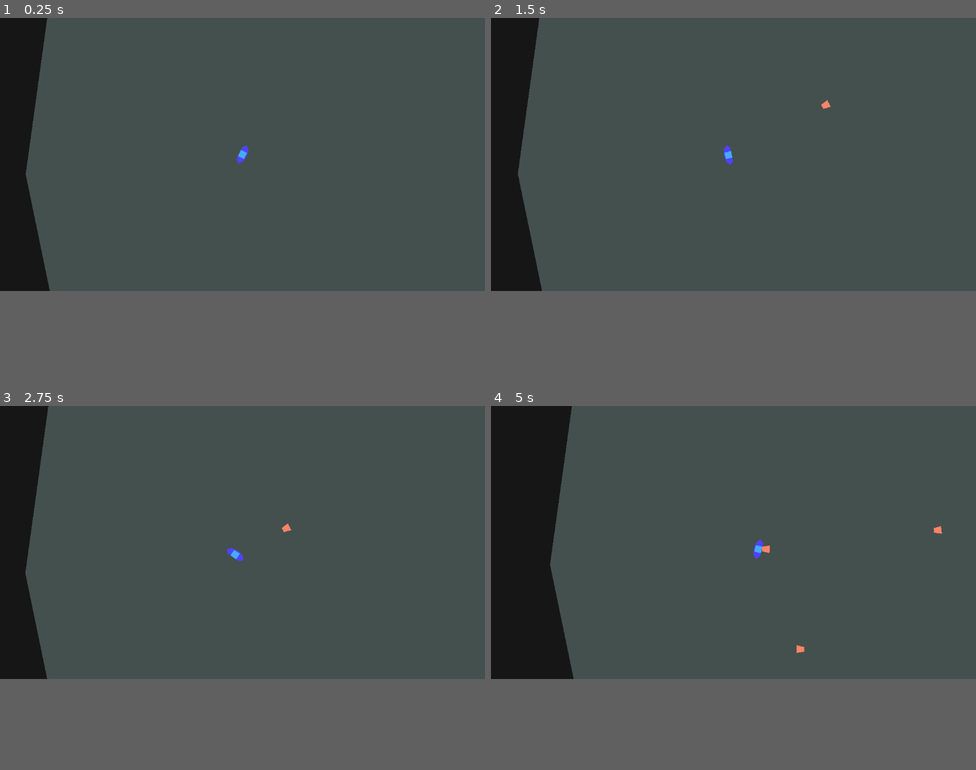
Above: before the commit, frames 1-4 (two rows, left to right).
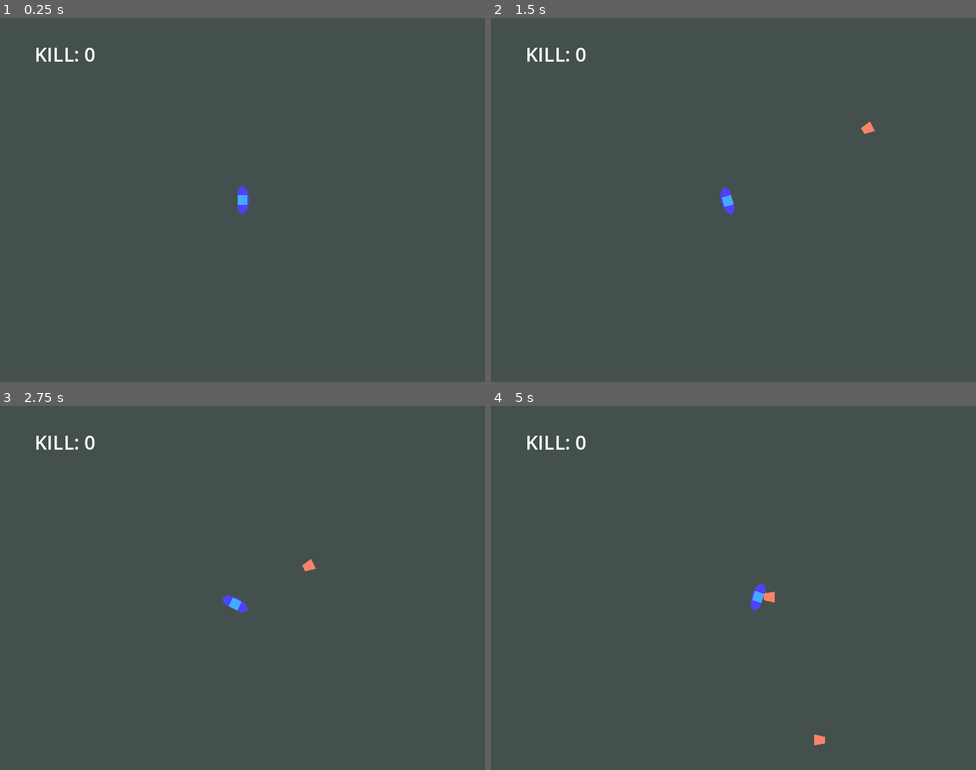
Above: after the commit, the same moments.

Repository: xiongyaohua/topdown-shooter
Game: Godot game, scene res://world.tscn
Two runs of this game, one before a commit and one after it. Both use one fixed random seed, a clock stepped at 60 frames per second and the inputs below.
Inputs (mouse positions are in pixels of both pictures, inside the frame that each line leads up to):
- Up to frame 1 (0.25 s): no input
- Up to frame 2 (1.5 s): tap Enter at 0.5 s; move the mouse to (840, 141) at 0.52 s; move the mouse to (636, 167) at 1.27 s
- Up to frame 3 (2.75 s): move the mouse to (291, 482) at 2.02 s
- Up to frame 4 (5 s): move the mouse to (709, 595) at 2.77 s; move the mouse to (879, 584) at 3.52 s; move the mouse to (588, 500) at 4.27 s
The window is 800x450 before the commit and 800x600 after it. Grey fills any space a smaller window leaves; there, only what the larger window draws over its background counts as a difference.

The runs differ from the first frame. In frame 1, 6.1% of the frame differs, in the area x 0-52%, y 0-75%; in frame 2, 6.3%; in frame 3, 6.1%; in frame 4, 11%, in the area x 0-93%, y 0-94%.

Commit message:
GUI击杀数

Diff:
--- a/project.godot
+++ b/project.godot
@@ -17,6 +17,8 @@
 
 [display]
 
+window/size/viewport_width=800
+window/size/viewport_height=600
 window/stretch/mode="viewport"
 
 [input]
--- a/world.tscn
+++ b/world.tscn
@@ -14,7 +14,7 @@
 	$MonsterManager.target = $Player
 
 	$BulletManager.camera = $Camera
-
+	$MonsterManager.gui = $GUI
 "
 
 [sub_resource type="Environment" id="Environment_v7shs"]
@@ -68,6 +68,7 @@
 @export var Monster: PackedScene
 
 var target = null
+var gui = null
 
 func _ready():
 	var tween = create_tween().set_loops()
@@ -94,7 +95,26 @@
 	add_child(explosion)
 	explosion.global_transform = transform
 	explosion.emitting = true
+
+	gui.add_kill()
 "
+
+[sub_resource type="GDScript" id="GDScript_0h6ft"]
+script/source = "extends CanvasLayer
+
+var kill := 0
+
+# Called when the node enters the scene tree for the first time.
+func _ready():
+	$Label.text = \"KILL: {0}\".format([kill])
+
+func add_kill():
+	kill += 1
+	$Label.text = \"KILL: {0}\".format([kill])
+"
+
+[sub_resource type="LabelSettings" id="LabelSettings_3rjts"]
+font_size = 32
 
 [node name="World" type="Node2D"]
 script = SubResource("GDScript_56o48")
@@ -116,5 +136,16 @@
 script = SubResource("GDScript_s86d8")
 Monster = ExtResource("3_vabds")
 
+[node name="GUI" type="CanvasLayer" parent="."]
+script = SubResource("GDScript_0h6ft")
+
+[node name="Label" type="Label" parent="GUI"]
+offset_left = 57.0
+offset_top = 37.0
+offset_right = 130.0
+offset_bottom = 85.0
+text = "KILL:"
+label_settings = SubResource("LabelSettings_3rjts")
+
 [connection signal="fire_bullet" from="Player" to="BulletManager" method="_on_player_fire_bullet"]
 [connection signal="throw_grenade" from="Player" to="BulletManager" method="_on_player_throw_grenade"]
Not shown: 1 places in world.tscn that only renumber resources
